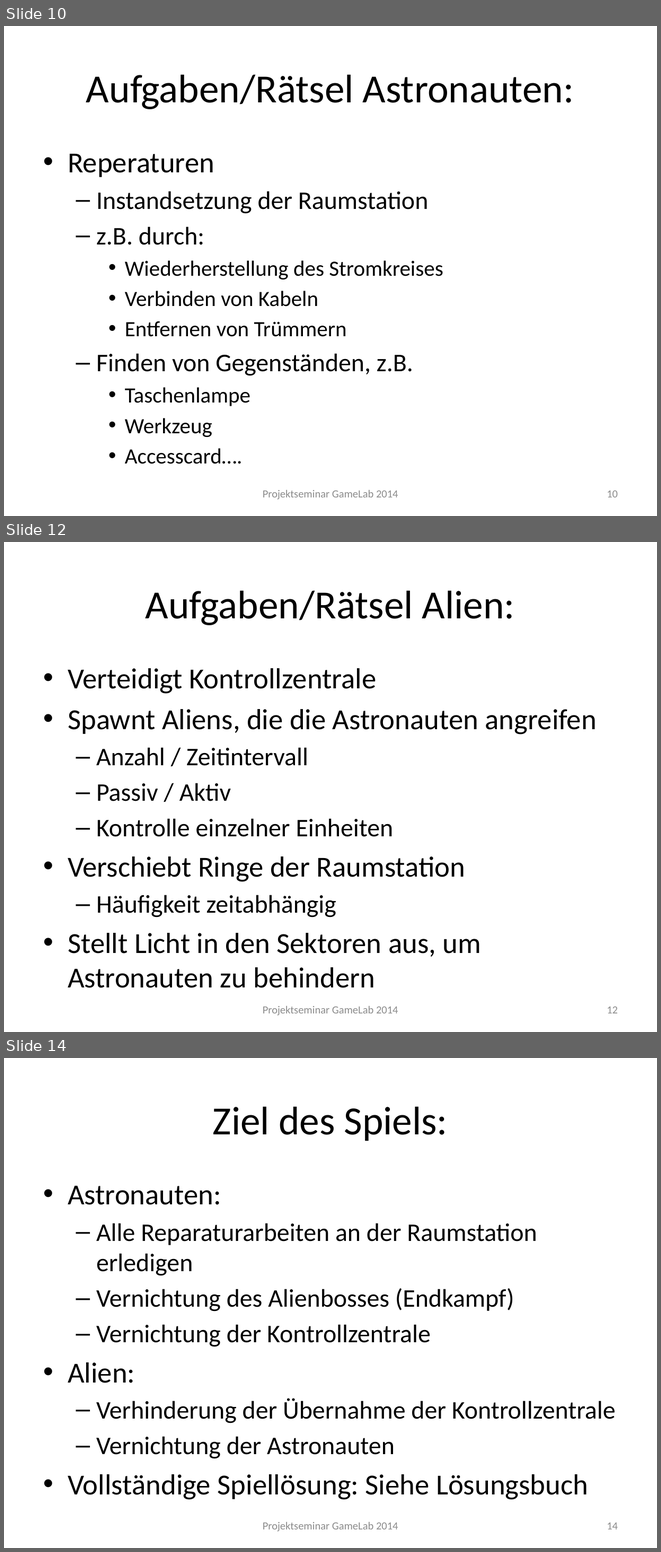
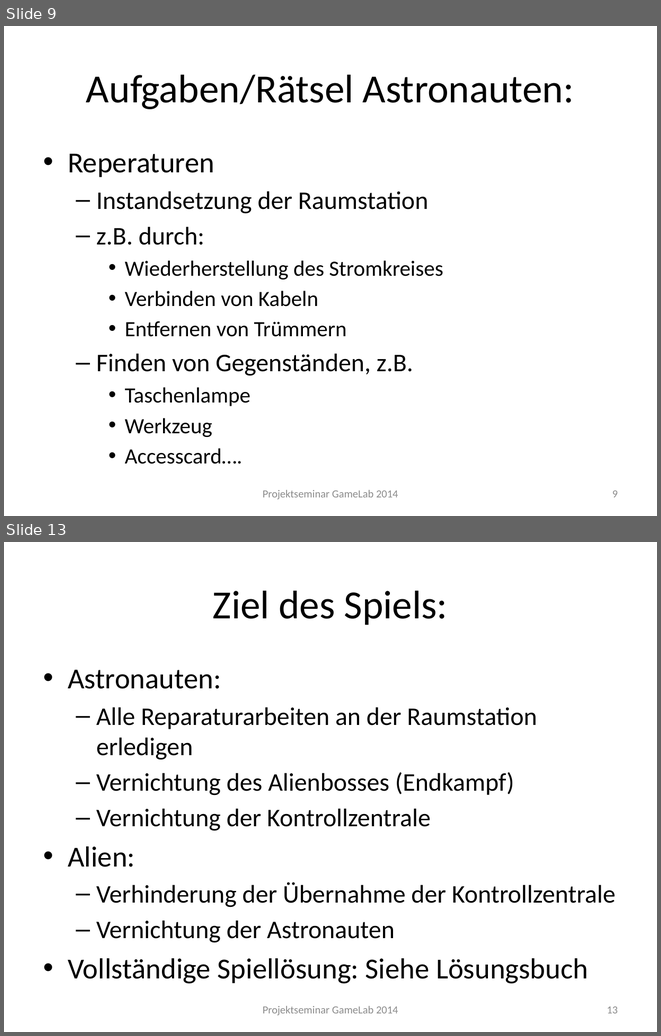
Before and after one commit to Instinctlol/gamelab2014, a slide deck: Abschlusspräsentation/SpielkonzeptFINAL.pptx. Shown one above the other, each under a label of ours: slides 10, 12 and 14 before the commit, slides 9 and 13 after it; the slides between them are not shown. The pictures are 661x1552 and 661x1036 pixels, drawn with LibreOffice and Linux fonts; fonts in the diff are those of the drawing; background and template pictures are left out. Boxes give left, top, right and bottom in pixels: in the first picture for what was removed or moved away, otherwise in the second. Text is boxed around its words. In the diff, an @@ line names an element or a change of style, - is before the commit and + after.

```diff
--- a/Abschlusspräsentation/SpielkonzeptFINAL.pptx
+++ b/Abschlusspräsentation/SpielkonzeptFINAL.pptx
@@ slide 12 removed at [4, 542, 657, 1032], background picture (left out) @@
@@ title removed at [146, 590, 515, 625] @@
-Aufgaben/Rätsel Alien:
@@ text removed at [68, 668, 597, 988] @@
-• Verteidigt Kontrollzentrale
-• Spawnt Aliens, die die Astronauten angreifen
-  – Anzahl / Zeitintervall
-  – Passiv / Aktiv
-  – Kontrolle einzelner Einheiten
-• Verschiebt Ringe der Raumstation
-  – Häufigkeit zeitabhängig
-• Stellt Licht in den Sektoren aus, um Astronauten zu behindern
@@ text removed at [263, 1006, 398, 1015] @@
-Projektseminar GameLab 2014
@@ page number removed at [607, 1006, 618, 1013] @@
-12
@@ what was slide 10 is now slide 9 @@
@@ page number at [612, 490, 618, 497]: text changed @@
-10
+9
@@ what was slide 14 is now slide 13 @@
@@ page number at [607, 1006, 618, 1013]: text changed @@
-14
+13
```
Also in this commit, not shown: 4 slides changed.
